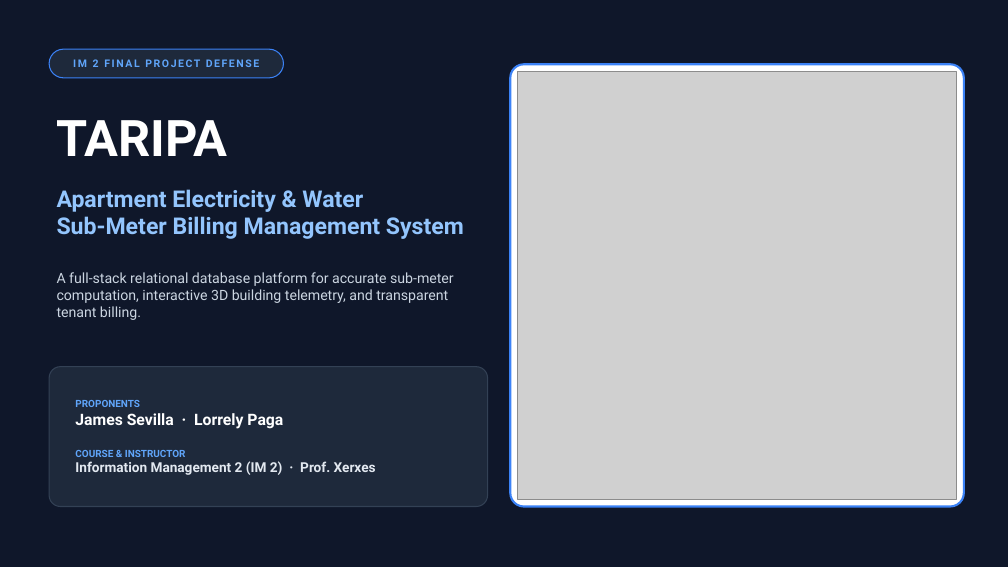
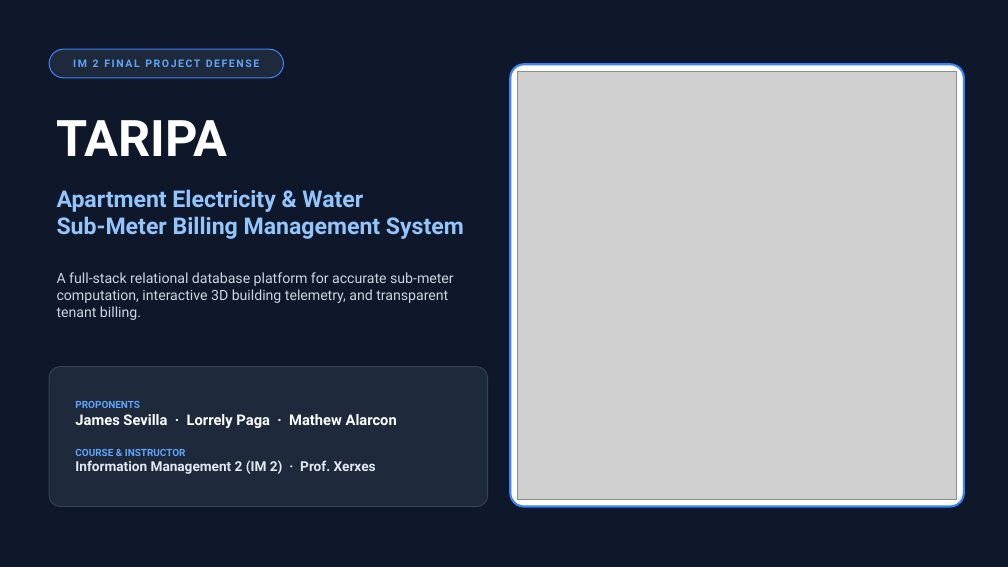
Before and after one commit to jsevilla-dev/TARIPA, a slide deck: slide 1 of TARIPA_Defense_Presentation.pptx. Drawn at 1008x567 pixels with LibreOffice and Linux fonts; fonts in the diff are those of the drawing; grey boxes stand for pictures. Boxes give left, top, right and bottom in pixels: in the first picture for what was removed or moved away, otherwise in the second. Text is boxed around its words. In the diff, an @@ line names an element or a change of style, - is before the commit and + after.

Commit message:
docs(pptx): include Mathew Alarcon in proponents list on Slide 1 and ViziSlides prompt

```diff
--- a/TARIPA_Defense_Presentation.pptx
+++ b/TARIPA_Defense_Presentation.pptx
@@ text at (x1=75, y1=401, x2=397, y2=474): text changed @@
-PROPONENTS
-James Sevilla · Lorrely Paga
-COURSE & INSTRUCTOR
-Information Management 2 (IM 2) · Prof. Xerxes
+PROPONENTS
+James Sevilla · Lorrely Paga · Mathew Alarcon
+COURSE & INSTRUCTOR
+Information Management 2 (IM 2) · Prof. Xerxes
```
Also in this commit, not shown: 1 other file.
